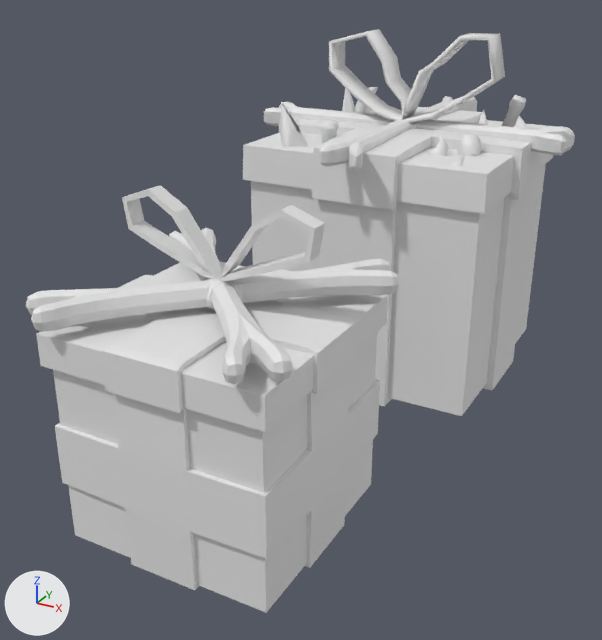
One commit to the Blender file art/models/props/gift_box/gift_box (Together).blend: the scene before it, then after it.
Rendered twice from a camera (50 mm lens) standing at (0.686, -1.735, 0.889) and looking at (-0.045, -0.405, 0.224). Lighting does not change. The marker at lower left points along +X, +Y and +Z. The older version comes first.

Objects in the first picture: 'Box Style 2', 'Box style 1'.
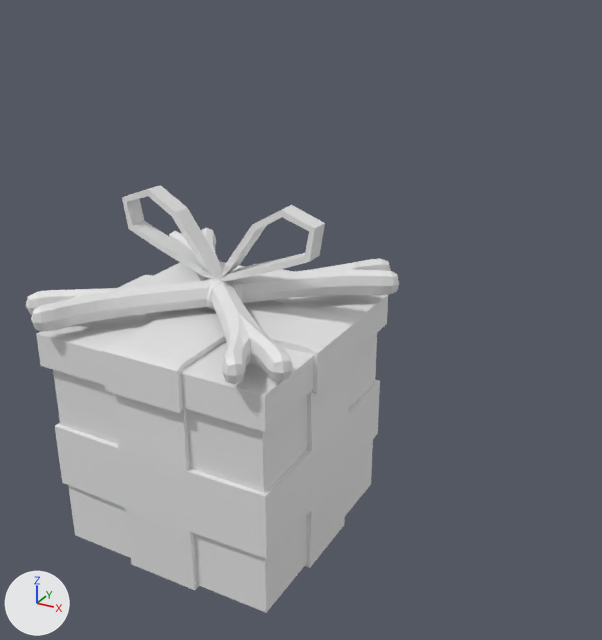
Where the change shows, as pixel boxes [x1, y1, x2, y2] in the pictures (602 x 640 px):
```json
{"object": "Box Style 2", "change": "hidden", "before": [243, 29, 575, 416]}
```

Edits to the scene script, one JSON object a line:
```json
{"op": "add", "block": "ob_box_style_2", "code": "ob_box_style_2.hide_set(True)"}
```
